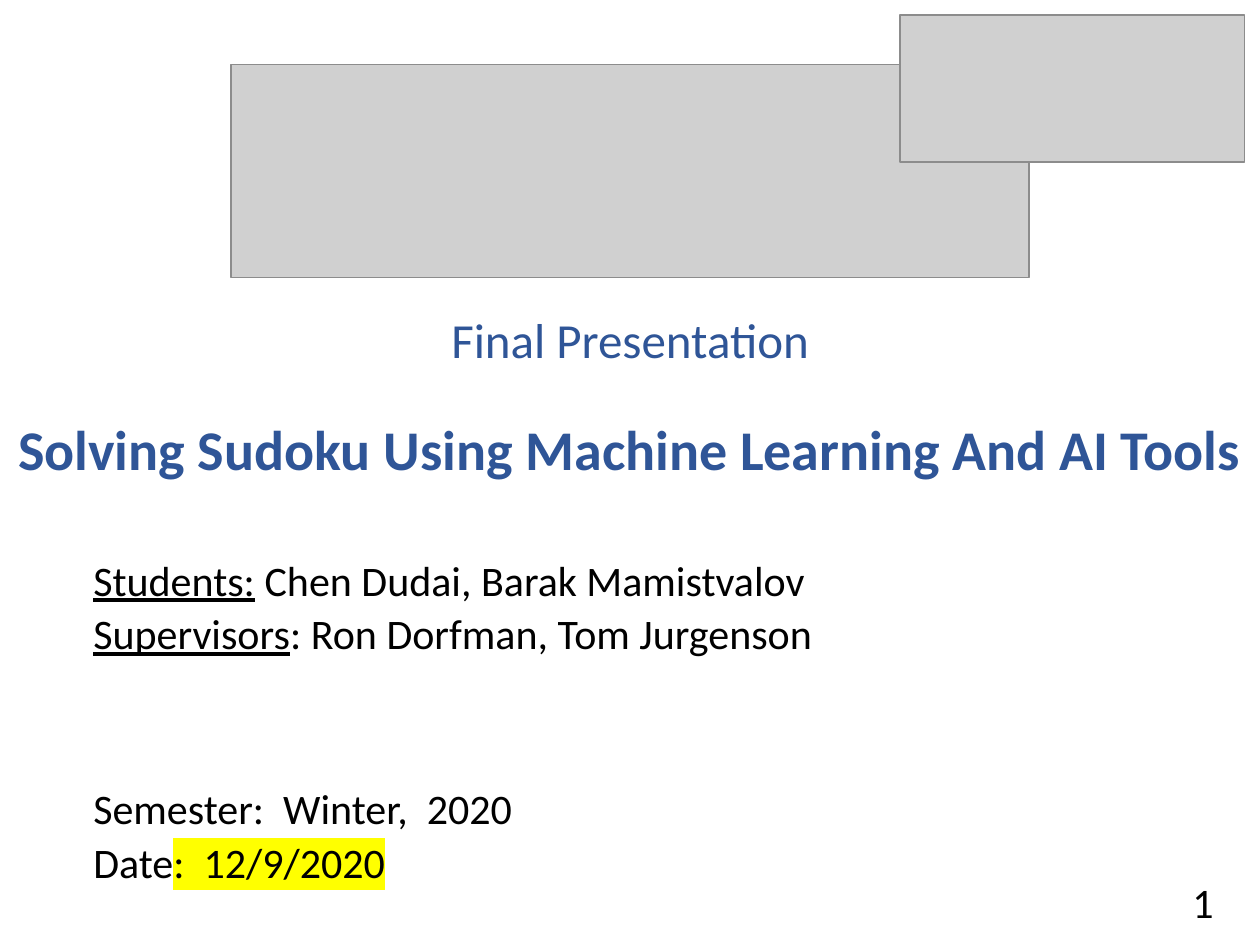
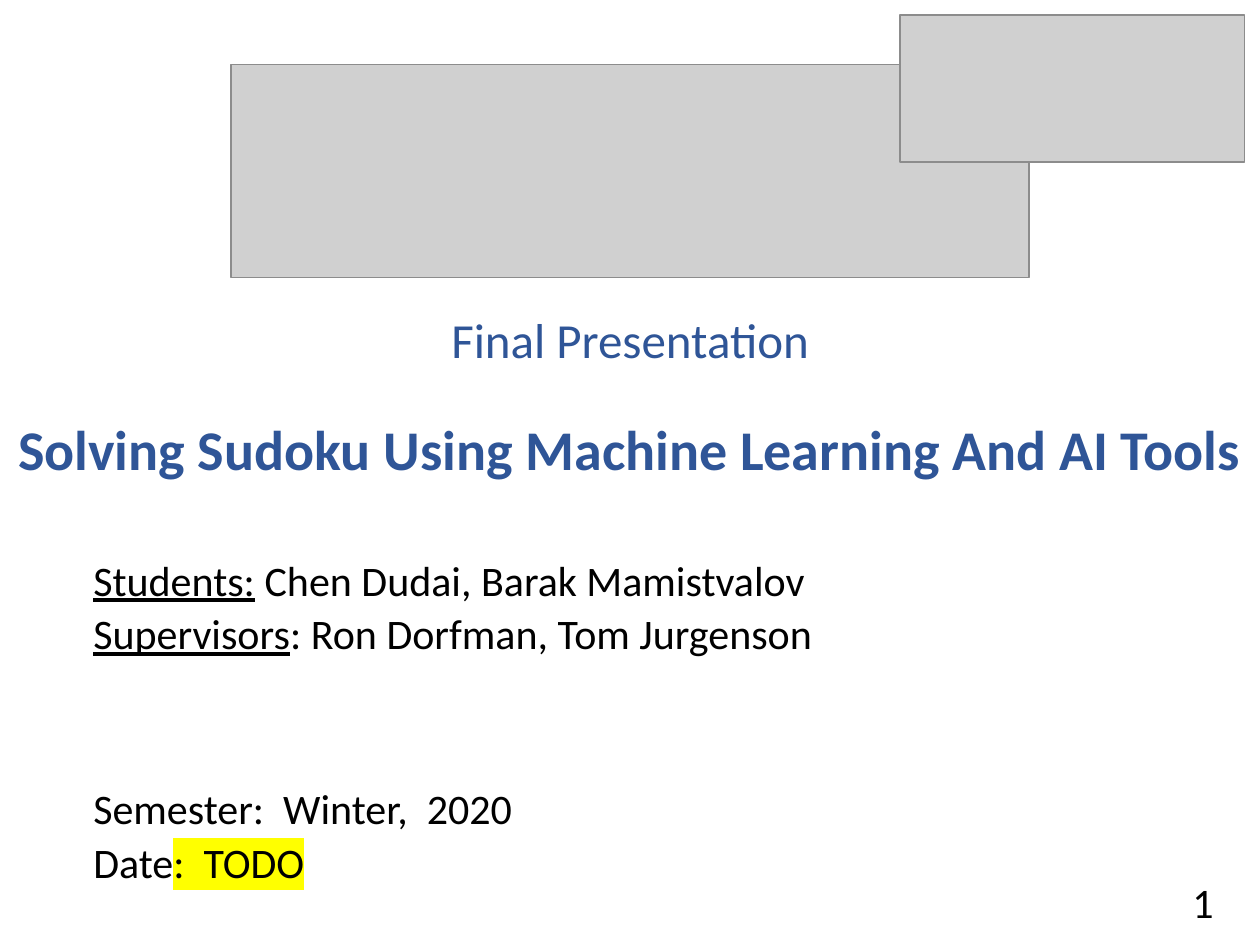
Before and after one commit to chendudai/Sudoku, a slide deck: slide 1 of Presentation/final_presentation.pptx. Drawn at 1260x945 pixels with LibreOffice and Linux fonts; fonts in the diff are those of the drawing; grey boxes stand for pictures. Boxes give left, top, right and bottom in pixels: in the first picture for what was removed or moved away, otherwise in the second. Text is boxed around its words. In the diff, an @@ line names an element or a change of style, - is before the commit and + after.

```diff
--- a/Presentation/final_presentation.pptx
+++ b/Presentation/final_presentation.pptx
@@ subtitle at bbox=[93, 843, 305, 888]: text changed @@
-Date: 12/9/2020
+Date: TODO
```
Also in this commit, not shown: 11 other slides changed, 4 slides added, 1 slide removed, 2 other files.
